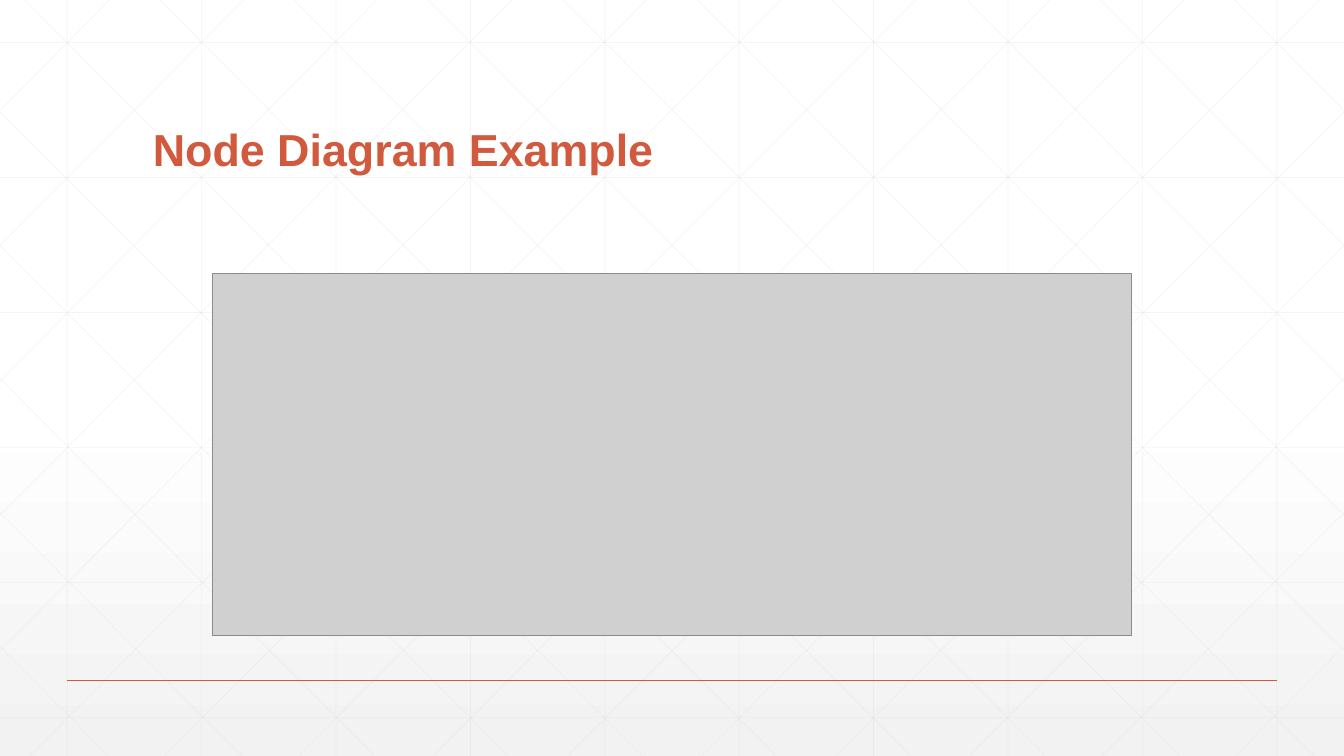
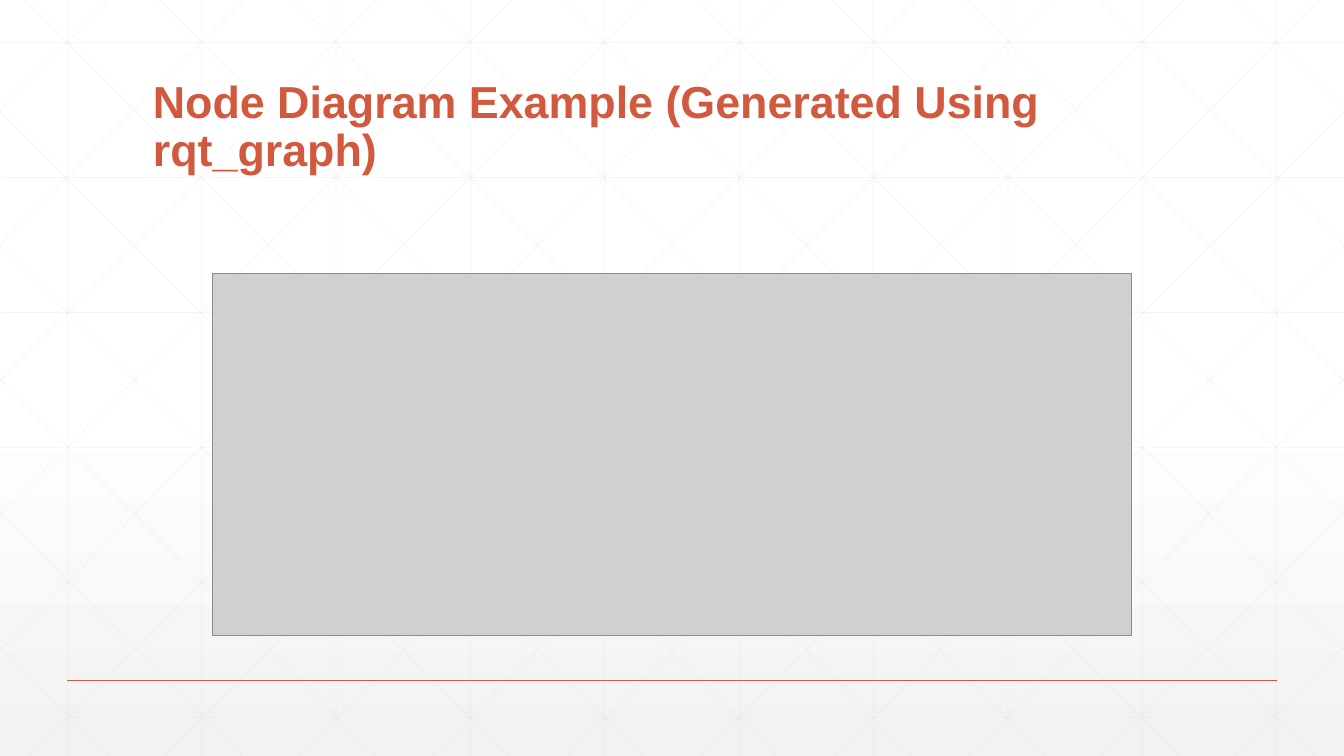
Before and after one commit to dksteele/Senior-Project, a slide deck: slide 7 of documentation/Presentation.pptx. Drawn at 1344x756 pixels with LibreOffice and Linux fonts; fonts in the diff are those of the drawing; grey boxes stand for pictures. Boxes give left, top, right and bottom in pixels: in the first picture for what was removed or moved away, otherwise in the second. Text is boxed around its words. In the diff, an @@ line names an element or a change of style, - is before the commit and + after.

```diff
--- a/documentation/Presentation.pptx
+++ b/documentation/Presentation.pptx
@@ title at (x1=153, y1=85, x2=1038, y2=175): text changed @@
-Node Diagram Example
+Node Diagram Example (Generated Using rqt_graph)
```
Also in this commit, not shown: 1 other slide changed, 1 other file.
